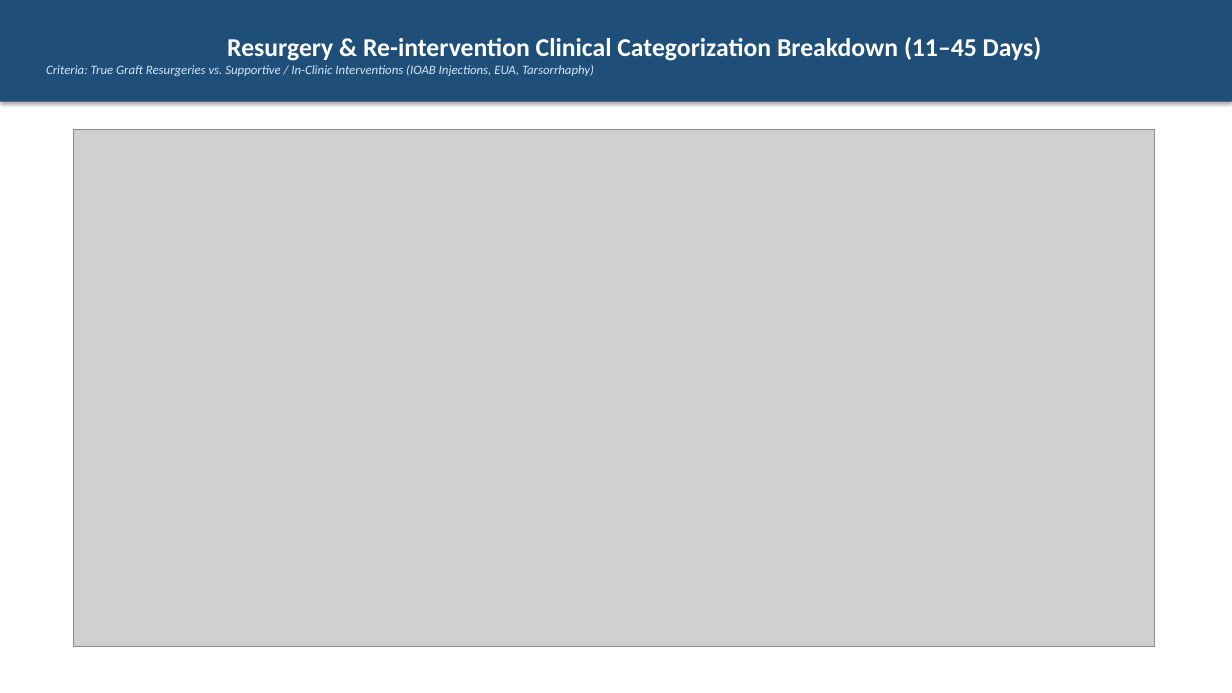
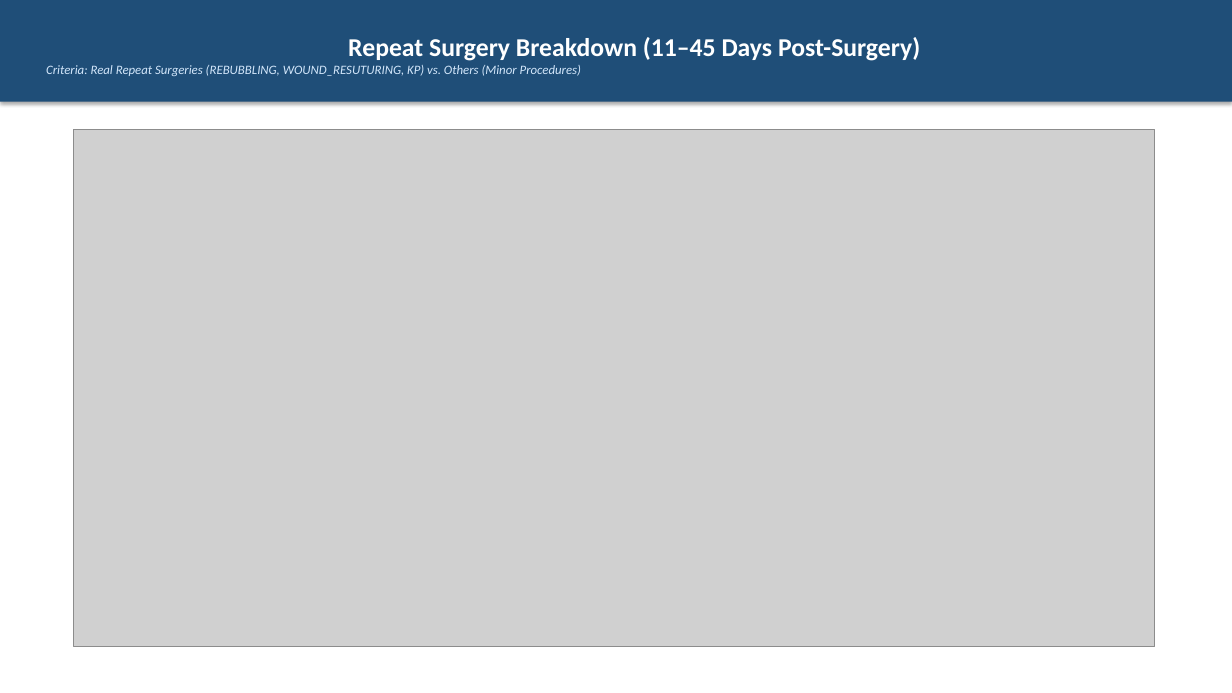
Before and after one commit to MohammadFarhan-git/Morbidity, a slide deck: slide 5 of Multi_Month_Trend_Report.pptx. Drawn at 1232x693 pixels with LibreOffice and Linux fonts; fonts in the diff are those of the drawing; grey boxes stand for pictures. Boxes give left, top, right and bottom in pixels: in the first picture for what was removed or moved away, otherwise in the second. Text is boxed around its words. In the diff, an @@ line names an element or a change of style, - is before the commit and + after.

Commit message:
feat: align repeat surgery logic in trend analysis with morbidity analysis clean
- Standardize repeat surgery categories to exactly match morbidity analysis clean:
  REBUBBLING, WOUND_RESUTURING, KP, and Others
- Classify REBUBBLING, WOUND_RESUTURING, and KP as real repeat surgeries; Others as minor/supportive procedures
- Update Table 4 (Resurgery Breakdown), Table 5, Table 6, and PPTX charts to show clean breakdown
- Synchronize app.py and multi_month_trend_analysis.ipynb
- Regenerate sample Multi_Month_Trend_Report.pptx

```diff
--- a/Multi_Month_Trend_Report.pptx
+++ b/Multi_Month_Trend_Report.pptx
@@ text in rectangle at bbox=[46, 37, 920, 76]: text changed @@
-Resurgery & Re-intervention Clinical Categorization Breakdown (11–45 Days)
-Criteria: True Graft Resurgeries vs. Supportive / In-Clinic Interventions (IOAB Injections, EUA, Tarsorrhaphy)
+Repeat Surgery Breakdown (11–45 Days Post-Surgery)
+Criteria: Real Repeat Surgeries (REBUBBLING, WOUND_RESUTURING, KP) vs. Others (Minor Procedures)
```
Also in this commit, not shown: 1 other slide changed, 2 other files.
